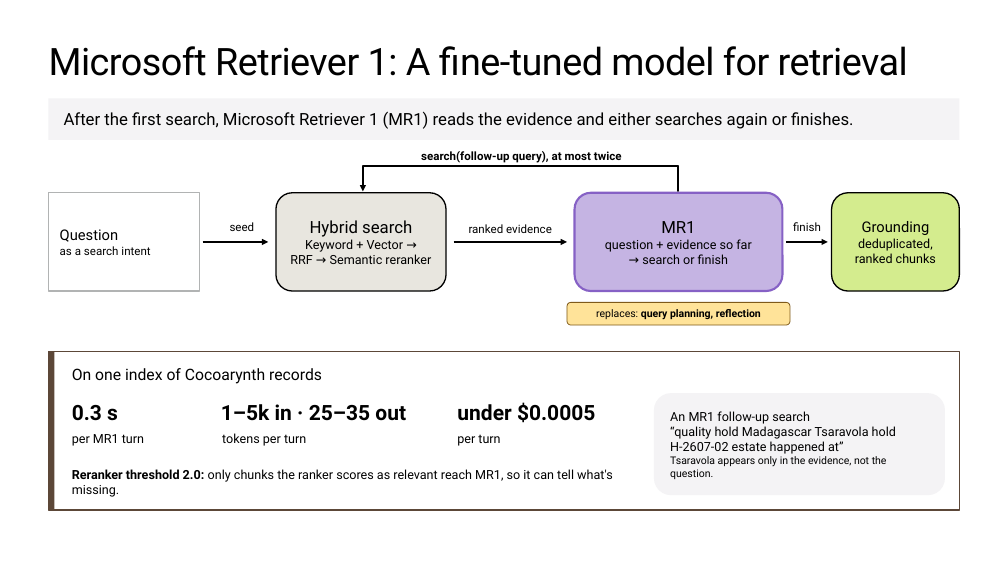
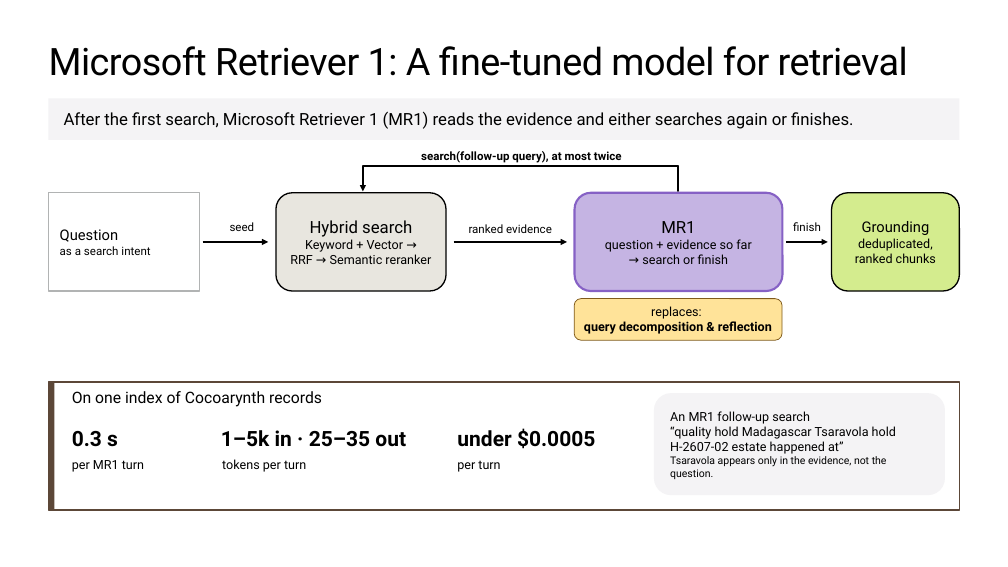
Before and after one commit to microsoft/ignite26-BRK300-building-agentic-retrieval-from-diy-to-foundry-iq, a slide deck: slide 28 of IgniteBRK300-WorkingDeck.pptx (slide 24 before the commit). Drawn at 1008x567 pixels with LibreOffice and Linux fonts; fonts in the diff are those of the drawing; background and template pictures are left out. Boxes give left, top, right and bottom in pixels: in the first picture for what was removed or moved away, otherwise in the second. Text is boxed around its words. In the diff, an @@ line names an element or a change of style, - is before the commit and + after.

```diff
--- a/IgniteBRK300-WorkingDeck.pptx
+++ b/IgniteBRK300-WorkingDeck.pptx
@@ rounded rectangle "replaces: query decomposition & reflection": place and size @@
-rounded rectangle "replaces: query decomposition & reflection" at (567,302,790,325)
+rounded rectangle "replaces: query decomposition & reflection" at (574,299,782,340)
@@ text in rounded rectangle at (584,306,772,334): text changed; size 10 to 12 pt @@
-replaces: query planning, reflection
+replaces:
+query decomposition & reflection
@@ rectangle: place and size @@
-rectangle at (48,352,960,510)
+rectangle at (48,382,960,510)
@@ rectangle: place and size @@
-rectangle at (48,352,54,510)
+rectangle at (48,382,54,510)
@@ text removed at (72,469,613,497) @@
-Reranker threshold 2.0: only chunks the ranker scores as relevant reach MR1, so it can tell what's missing.
@@ 7 texts: place and size @@
-7 texts at (72,368,595,446)
+7 texts at (72,391,595,472)
```
Also in this commit, not shown: 22 other slides changed, 1 slide added, 1 slide removed, 23 other files.
